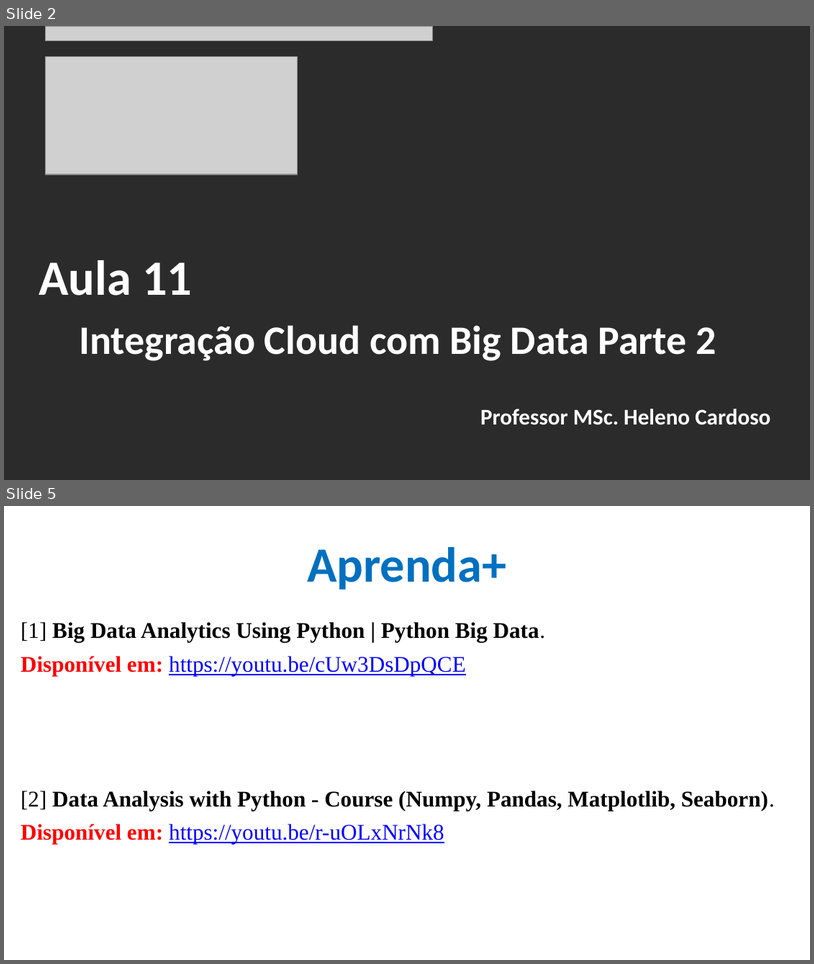
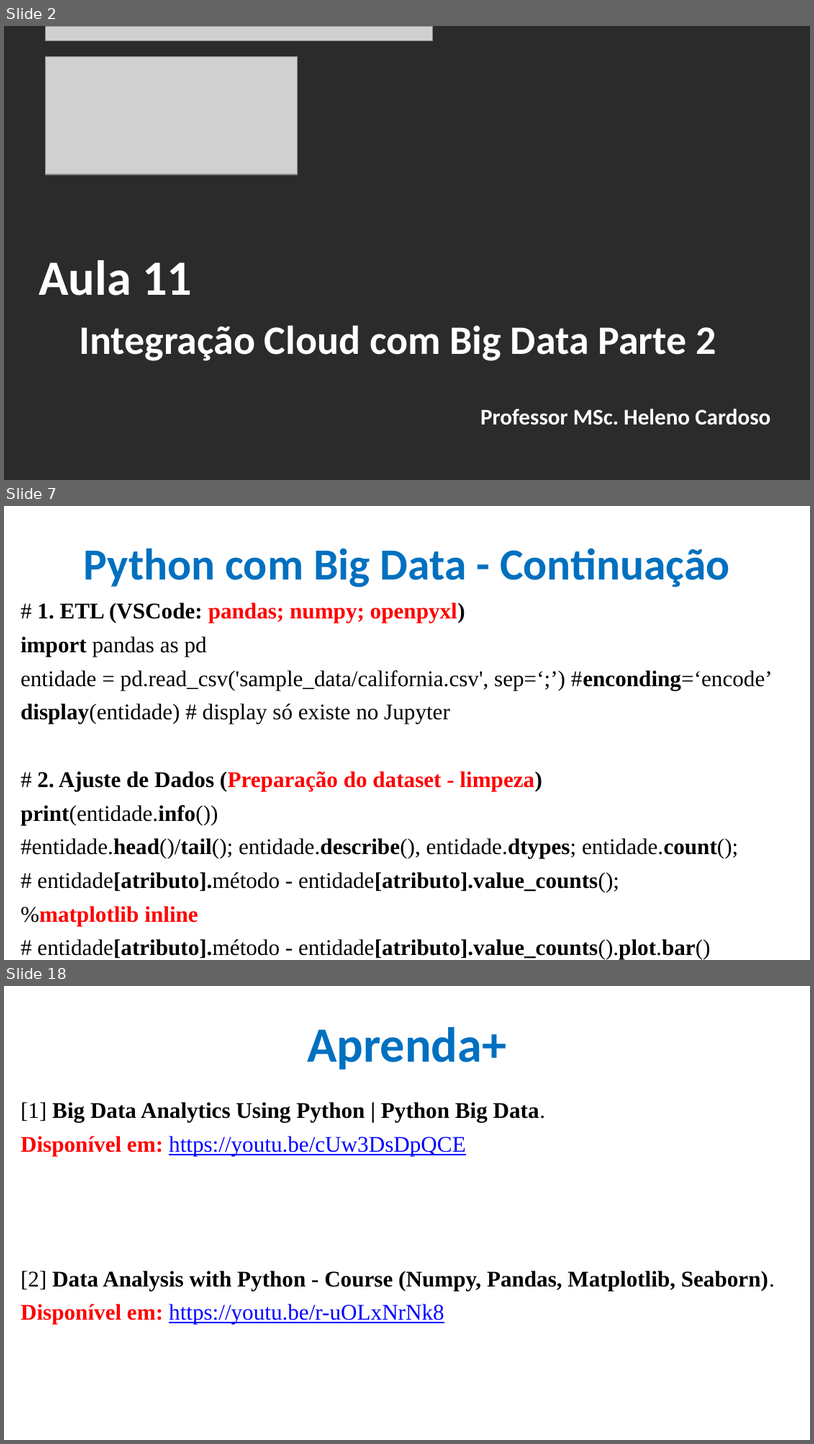
Before and after one commit to CloudEducationBrazil/WydenArea1AplicacaoCloudIndustria40Python, a slide deck: 01 Classes/Aula 11 - Aplicação Cloud Indústria 40 Python Integração Cloud Big Data Parte 2.pptx. Shown one above the other, each under a label of ours: slides 2 and 5 before the commit, slides 2, 7 and 18 after it; the slides between them are not shown. The pictures are 814x964 and 814x1444 pixels, drawn with LibreOffice and Linux fonts; fonts in the diff are those of the drawing; grey boxes stand for pictures; background and template pictures are left out; a plain dark background stands for a picture behind light text. Boxes give left, top, right and bottom in pixels: in the first picture for what was removed or moved away, otherwise in the second. Text is boxed around its words. In the diff, an @@ line names an element or a change of style, - is before the commit and + after.

Commit message:
Aula 11 Cloud IoT Python 29maio2023

```diff
--- a/01 Classes/Aula 11 - Aplicação Cloud Indústria 40 Python Integração Cloud Big Data Parte 2.pptx
+++ b/01 Classes/Aula 11 - Aplicação Cloud Indústria 40 Python Integração Cloud Big Data Parte 2.pptx
@@ slide 7 added at box(4, 506, 810, 960), background picture (left out) @@
@@ title added at box(84, 548, 730, 587), 39.6 pt, text #0070C0, bold @@
+Python com Big Data - Continuação
@@ text added at box(21, 602, 773, 959), 20 pt, text #000000 @@
+# 1. ETL (VSCode: pandas; numpy; openpyxl)
+import pandas as pd
+entidade = pd.read_csv('sample_data/california.csv', sep=‘;’) #enconding=‘encode’
+display(entidade) # display só existe no Jupyter
+# 2. Ajuste de Dados (Preparação do dataset - limpeza)
+print(entidade.info())
+#entidade.head()/tail(); entidade.describe(), entidade.dtypes; entidade.count();
+# entidade[atributo].método - entidade[atributo].value_counts();
+%matplotlib inline
+# entidade[atributo].método - entidade[atributo].value_counts().plot.bar()
@@ what was slide 5 is now slide 18 @@
```
Also in this commit, not shown: 3 slides changed, 12 other slides added, 14 other files.
